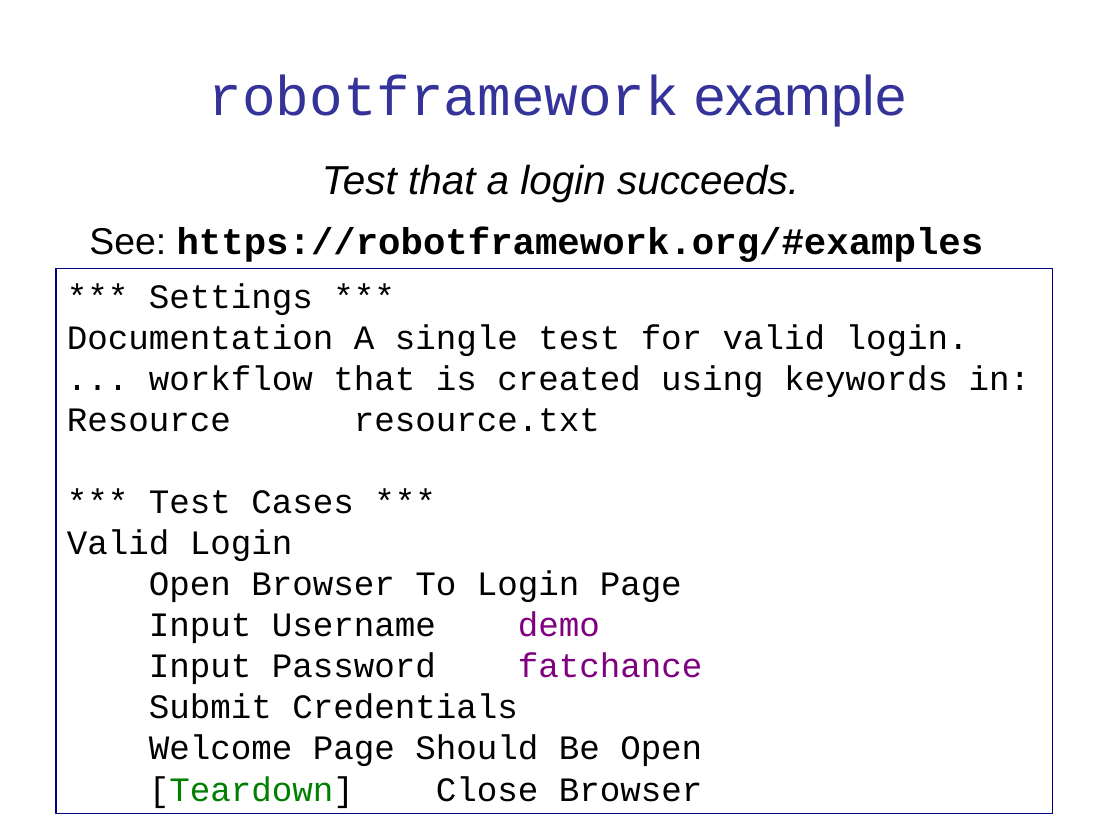
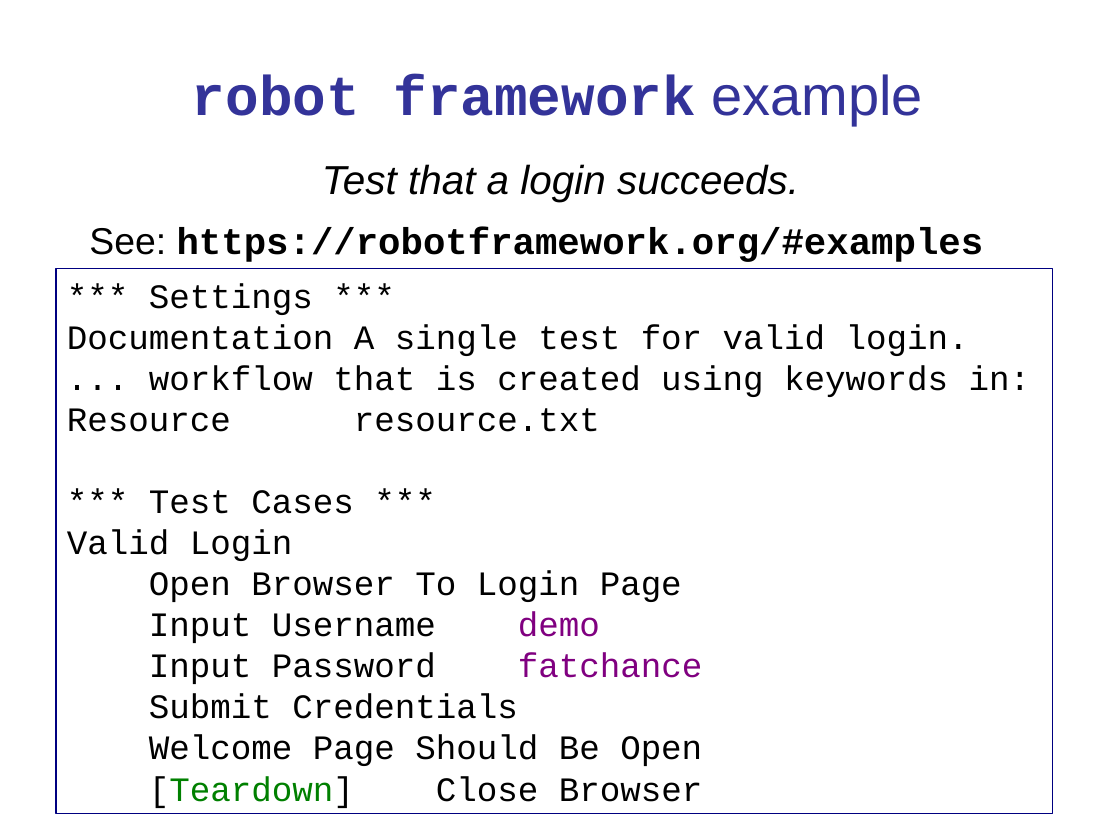
Before and after one commit to cpske/ISP, a slide deck: slide 25 of testing/WebTesting.ppt. Drawn at 1120x840 pixels with LibreOffice and Linux fonts; fonts in the diff are those of the drawing. Boxes give left, top, right and bottom in pixels: in the first picture for what was removed or moved away, otherwise in the second. Text is boxed around its words. In the diff, an @@ line names an element or a change of style, - is before the commit and + after.

```diff
--- a/testing/WebTesting.ppt
+++ b/testing/WebTesting.ppt
@@ title at (x1=192, y1=74, x2=923, y2=125): text changed; bold on @@
-robotframework example
+robot framework example
```
Also in this commit, not shown: 4 other slides changed, 3 other files.
